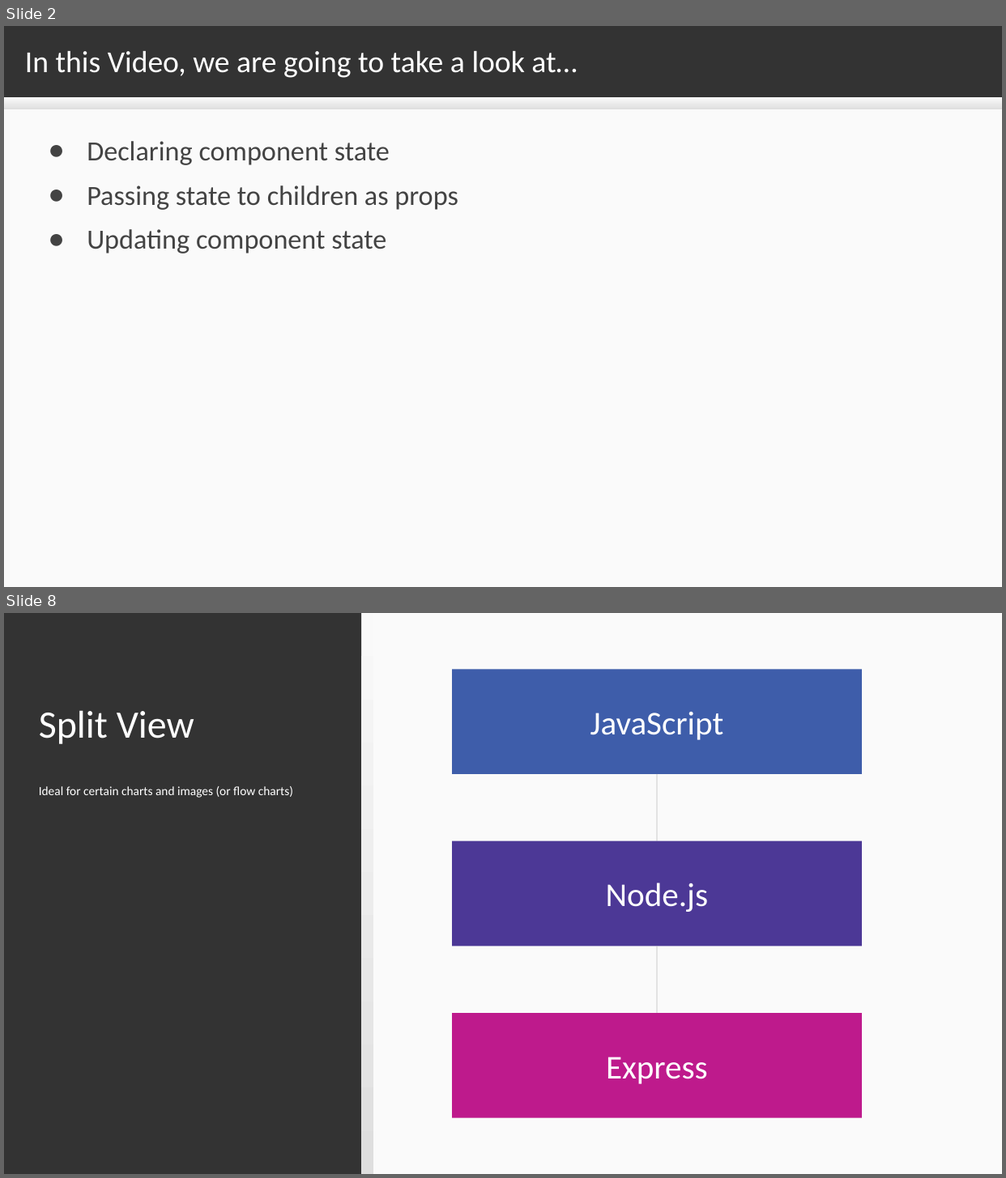
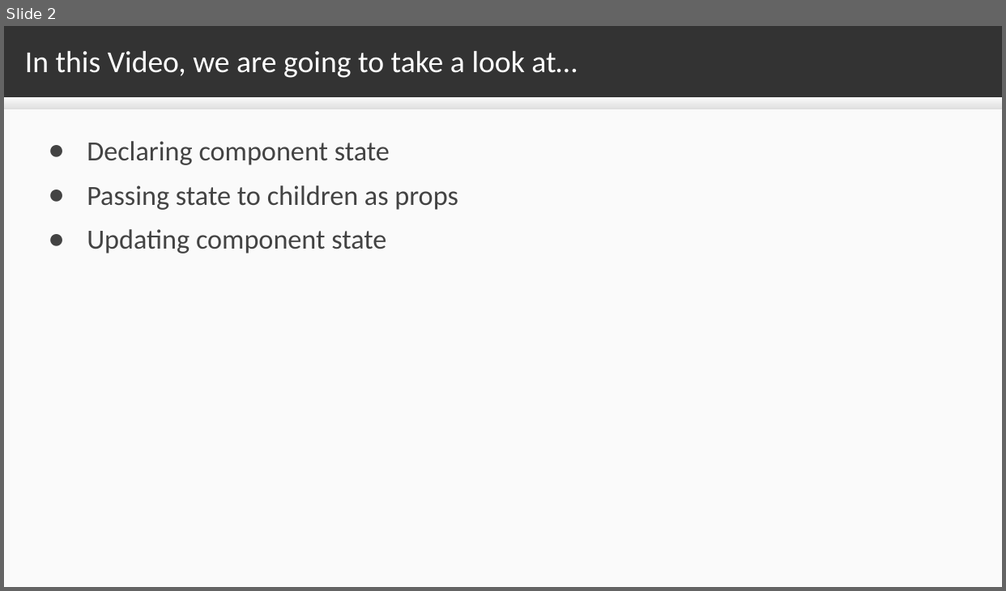
Before and after one commit to sslotsky/next-scripts, a slide deck: video-2.2/2.2.odp. Shown one above the other, each under a label of ours: slides 2 and 8 before the commit, slide 2 after it; the slides between them are not shown. The pictures are 1006x1178 and 1006x591 pixels, drawn with LibreOffice and Linux fonts; fonts in the diff are those of the drawing. Boxes give left, top, right and bottom in pixels: in the first picture for what was removed or moved away, otherwise in the second. Text is boxed around its words. In the diff, an @@ line names an element or a change of style, - is before the commit and + after.

```diff
--- a/video-2.2/2.2.odp
+++ b/video-2.2/2.2.odp
@@ slide 8 removed at [4, 613, 1002, 1174], background #333333 @@
@@ rectangle removed at [361, 613, 1002, 1174] @@
@@ rectangle removed at [361, 613, 373, 1174] @@
@@ title removed at [452, 669, 862, 773] @@
-JavaScript
@@ title removed at [39, 710, 194, 744] @@
-Split View
@@ line removed from (657, 774) to (657, 841) @@
@@ text removed at [39, 786, 293, 798] @@
-Ideal for certain charts and images (or flow charts)
@@ title removed at [452, 841, 862, 946] @@
-Node.js
@@ line removed from (657, 946) to (657, 1013) @@
@@ title removed at [452, 1013, 862, 1118] @@
-Express
```
Also in this commit, not shown: 1 slide changed, 6 other slides removed, 10 other files.
